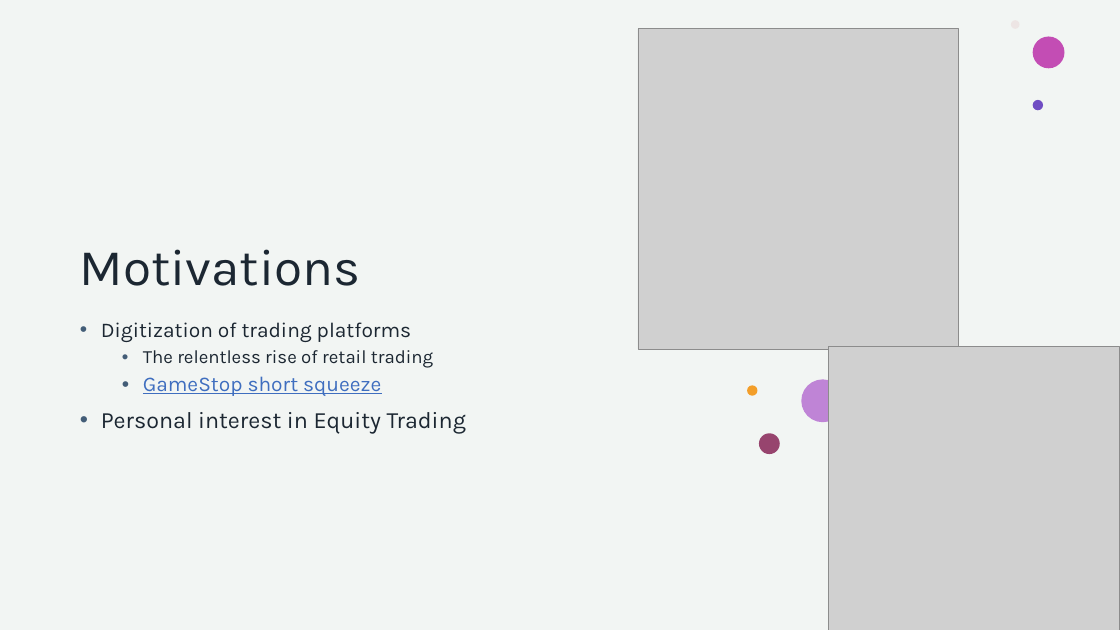
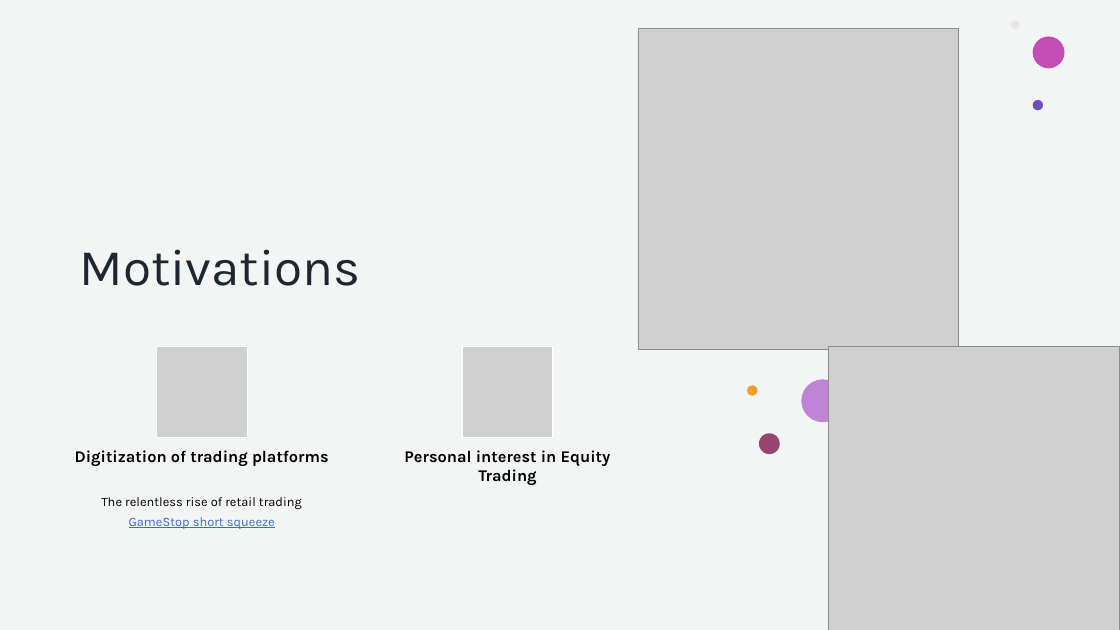
Before and after one commit to howie-zeng/Analyzing-Retail-Sentiment-and-Detecting-Trading-Signals, a slide deck: slide 3 of Presentation.pptx. Drawn at 1120x630 pixels with LibreOffice and Linux fonts; fonts in the diff are those of the drawing; grey boxes stand for pictures. Boxes give left, top, right and bottom in pixels: in the first picture for what was removed or moved away, otherwise in the second. Text is boxed around its words. In the diff, an @@ line names an element or a change of style, - is before the commit and + after.

```diff
--- a/Presentation.pptx
+++ b/Presentation.pptx
@@ text removed at (101,322,466,433) @@
-• Digitization of trading platforms
-  • The relentless rise of retail trading
-  • GameStop short squeeze
-• Personal interest in Equity Trading
@@ group added at (75,347,611,529): 3 texts, 2 pictures @@
+Digitization of trading platforms
+The relentless rise of retail trading
+GameStop short squeeze
+Personal interest in Equity Trading
```
Also in this commit, not shown: 3 other slides changed.
